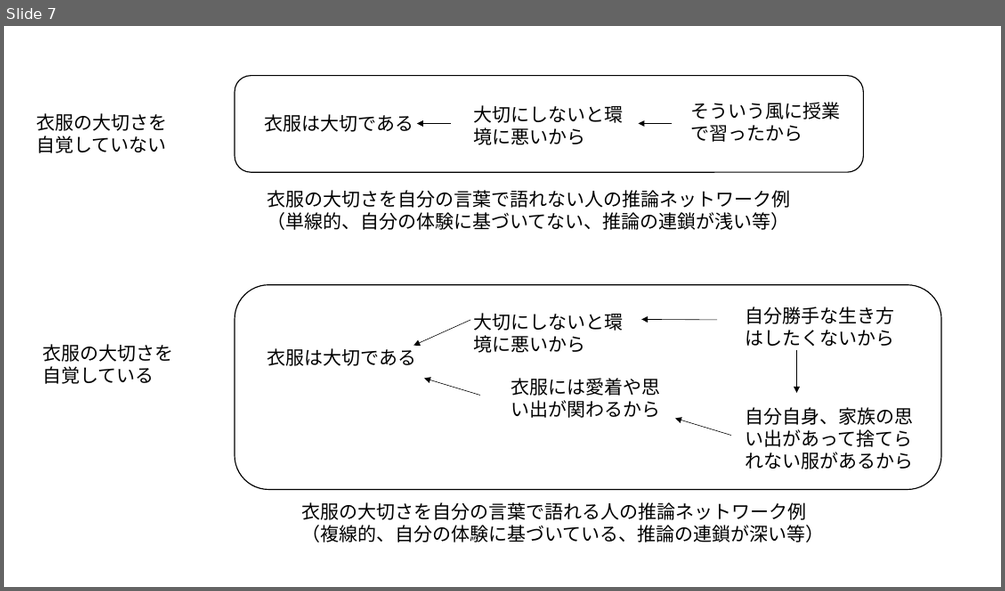
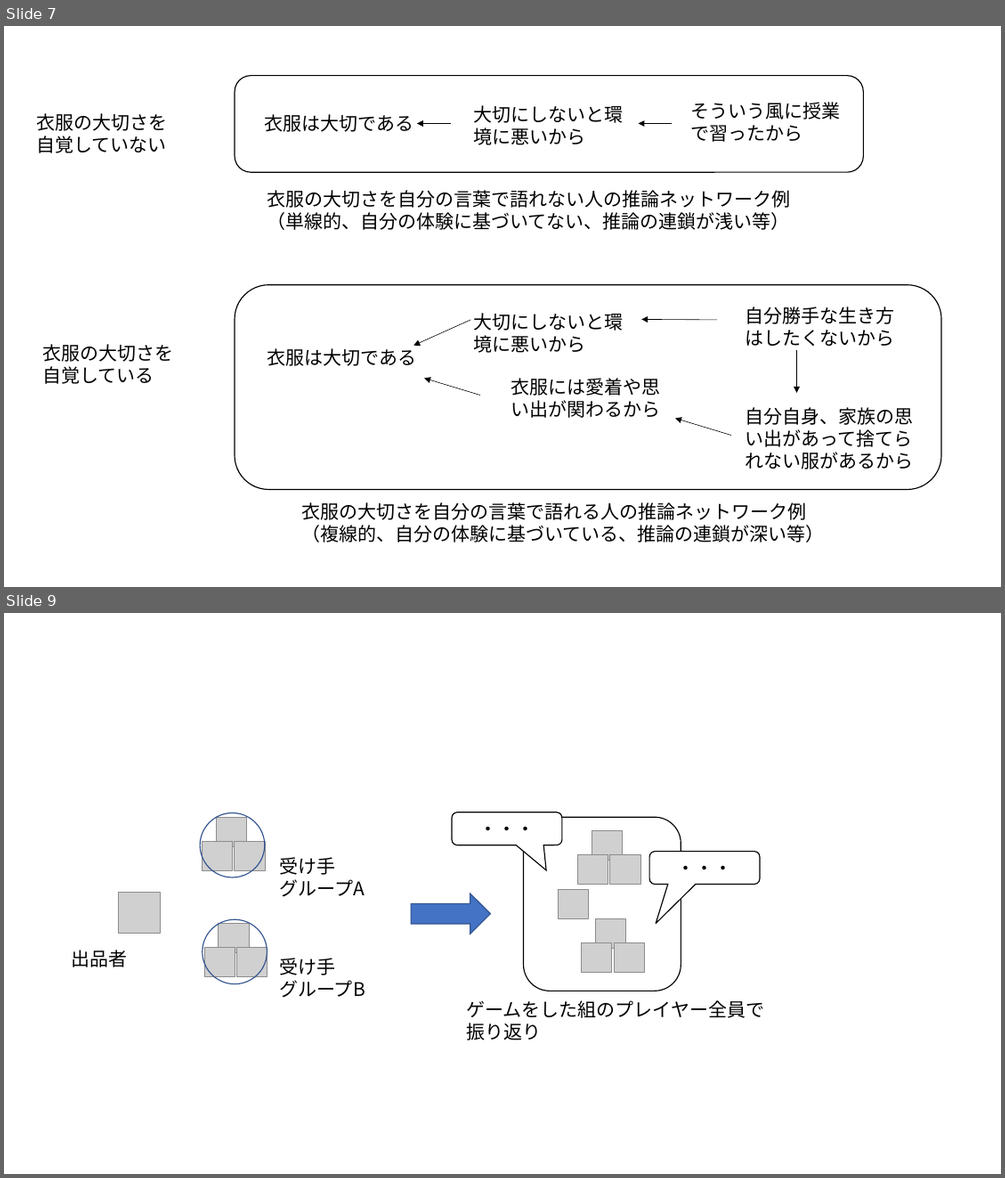
Before and after one commit to oyamadashin/remote, a slide deck: 図/図.pptx. Shown one above the other, each under a label of ours: slide 7 before the commit, slides 7 and 9 after it; the slides between them are not shown. The pictures are 1005x591 and 1005x1178 pixels, drawn with LibreOffice and Linux fonts; fonts in the diff are those of the drawing; grey boxes stand for pictures. Boxes give left, top, right and bottom in pixels: in the first picture for what was removed or moved away, otherwise in the second. Text is boxed around its words. In the diff, an @@ line names an element or a change of style, - is before the commit and + after.

```diff
--- a/図/図.pptx
+++ b/図/図.pptx
@@ slide 9 added at (x1=4, y1=613, x2=1001, y2=1174), background #FFFFFF @@
@@ group added at (x1=200, y1=812, x2=265, y2=877): 3 pictures, 1 ellipse @@
@@ rounded speech box added at (x1=452, y1=811, x2=562, y2=844), fill #FFFFFF, outline #000000 1 pt, 18 pt, text #000000 @@
+・・・
@@ rounded rectangle added at (x1=524, y1=817, x2=681, y2=990), outline #000000 1 pt @@
@@ picture added at (x1=591, y1=831, x2=623, y2=860) @@
@@ rounded speech box added at (x1=649, y1=852, x2=760, y2=884), fill #FFFFFF, outline #000000 1 pt, 18 pt, text #000000 @@
+・・・
@@ text added at (x1=279, y1=857, x2=364, y2=897), 18 pt, text #000000 @@
+受け手
+グループA
@@ picture added at (x1=577, y1=854, x2=608, y2=884) @@
@@ picture added at (x1=610, y1=854, x2=640, y2=884) @@
@@ picture added at (x1=119, y1=892, x2=161, y2=933) @@
@@ right arrow added at (x1=411, y1=893, x2=490, y2=933), fill #4472C4, outline #325491 1 pt @@
@@ picture added at (x1=558, y1=890, x2=589, y2=919) @@
@@ group added at (x1=202, y1=919, x2=267, y2=984): 3 pictures, 1 ellipse @@
@@ picture added at (x1=596, y1=919, x2=626, y2=948) @@
@@ text added at (x1=71, y1=949, x2=127, y2=967), 18 pt, text #000000 @@
+出品者
@@ text added at (x1=279, y1=957, x2=365, y2=997), 18 pt, text #000000 @@
+受け手
+グループB
@@ picture added at (x1=582, y1=943, x2=612, y2=972) @@
@@ picture added at (x1=615, y1=943, x2=645, y2=972) @@
@@ text added at (x1=466, y1=1000, x2=764, y2=1040), 18 pt, text #000000 @@
+ゲームをした組のプレイヤー全員で
+振り返り
```
Also in this commit, not shown: 2 other slides added, 18 other files.
